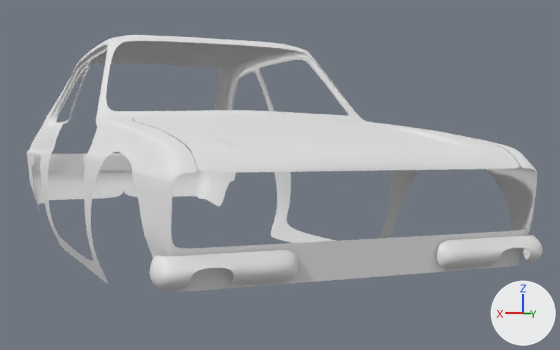
An edit to the Blender file FordEscort.blend, drawn before and after from the same camera.
Camera for both pictures: a camera (50 mm lens) standing at (1.84, 4.12, -0.23) and looking at (-0.57, -1.32, -0.45). Lighting does not change. The marker at lower right points along +X, +Y and +Z.

Before the edit, the objects in view are built like this:
```python
ob_bavetteavt = bpy.data.objects.new('BavetteAvt', me_plane_017)
ob_bavetteavt.location = (0.884, -0.507, -0.878)
ob_bavetteavt.rotation_euler = (-1.571, 0.0, 0.0)  # degrees (-90, 0, 0)
ob_bavetteavt.scale = (0.321, 0.321, 0.321)
ob_caisse = bpy.data.objects.new('Caisse', me_plane_006)
ob_caisse.location = (0.0, -2.15, 1.202)
ob_capot = bpy.data.objects.new('Capot', me_plane_012)
ob_capot.location = (0.0, -2.15, 1.202)
ob_parebrise = bpy.data.objects.new('Parebrise', me_plane_002)
ob_parebrise.location = (0.0, -2.15, 1.202)
ob_plane_001 = bpy.data.objects.new('Plane.001', me_plane_024)
ob_plane_001.location = (0.0, 0.0, 0.0)
ob_plane_001.rotation_euler = (1.571, 0.0, 0.0)  # degrees (90, 0, 0)
ob_plane_001.scale = (0.179, 0.179, 0.179)
```
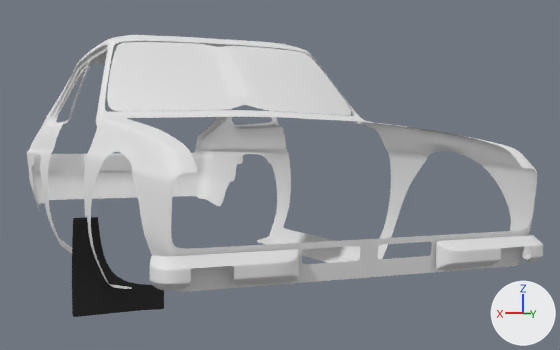
Commit message: Modification bavette AVD Modification face avant, capot

Location of each change, (x1, y1, x2, y2) in pixels of the pictures (560 x 350 px):
'Capot', hidden: before (133, 117, 520, 173)
'Parebrise', shown: after (107, 42, 351, 115)
'Plane.001', reshaped: before (150, 234, 543, 291); after (149, 234, 543, 291)
'BavetteAvt', shown (black): after (72, 217, 164, 317)
part 1 of me_plane_024, built on: before (150, 245, 543, 283); after (149, 241, 543, 285)
part 3 of me_plane_006, added: after (60, 227, 360, 289)
part 4 of me_plane_006, added: after (210, 231, 504, 289)
part 5 of me_plane_006, added: after (102, 43, 529, 173)

The change in detail:
Material 'Material.003' (mat_material_003) is new.
Its base color is (0.0291, 0.0291, 0.0291) (black #303030).
me_plane_024 is used by ob_plane_001; location (0.0, 0.0, 0.0); rotation (1.571, 0.0, 0.0), in degrees (90, 0, 0); scale (0.179, 0.179, 0.179).
me_plane_024 had 36 vertices, 24 faces and spanned x 2.04..5.74, y -4.62..-3.82, z -5.97..-4.9.
me_plane_024 now has 58 vertices, 42 faces and spans x 2.04..5.74, y -4.62..-3.82, z -5.97..-4.9.
Part 1, on me_plane_024:
9 faces are deleted.
22 vertices are added at x 2.04..5.74, y -4.62..-3.82, z -5.97..-4.9.
27 new faces join them.
me_plane_017 is used by ob_bavetteavt; location (0.884, -0.507, -0.878); rotation (-1.571, 0.0, 0.0), in degrees (-90, 0, 0); scale (0.321, 0.321, 0.321).
me_plane_017 had 18 vertices, 16 faces and spanned x -1.0..0.74, y -0.74..1.09, z -0.13..0.3.
me_plane_017 no longer uses material mat_material (white #e7e7e7).
me_plane_017 now has 42 vertices, 36 faces and spans x -1.0..0.74, y -0.74..1.09, z -0.13..0.18.
Part 2, on me_plane_017:
10 vertices are removed from x -1.0..-0.13, y -0.74..1.09, z -0.13..0.3.
16 faces are deleted.
34 vertices are added at x -1.0..0.74, y -0.74..1.09, z -0.13..0.18.
36 new faces join them.
me_plane_017 now uses material mat_material_003 (black #303030).
me_plane_006 is used by ob_caisse; location (0.0, -2.15, 1.202).
me_plane_006 had 576 vertices, 481 faces, 1 loose edge and spanned x 0.0..1.05, y -2.1..3.19, z -2.25..-0.61.
me_plane_006 now has 635 vertices, 526 faces, 1 loose edge and spans x 0.0..1.05, y -2.1..3.19, z -2.29..-0.61.
me_plane_006 part 3: 20 vertices added at x 0.76..0.96, y -0.2..1.72, z -2.29..-2.15.
me_plane_006 part 4: 20 vertices added at x 0.03..0.38, y 3.13..3.15, z -2.04..-1.86.
me_plane_006 part 5: 19 vertices added at x 0.71..0.88, y 1.0..3.19, z -1.54..-0.78.
Object 'BavetteAvt' (ob_bavetteavt) is now shown.
Object 'Parebrise' (ob_parebrise) is now shown.
Object 'Capot' (ob_capot) is now hidden.
